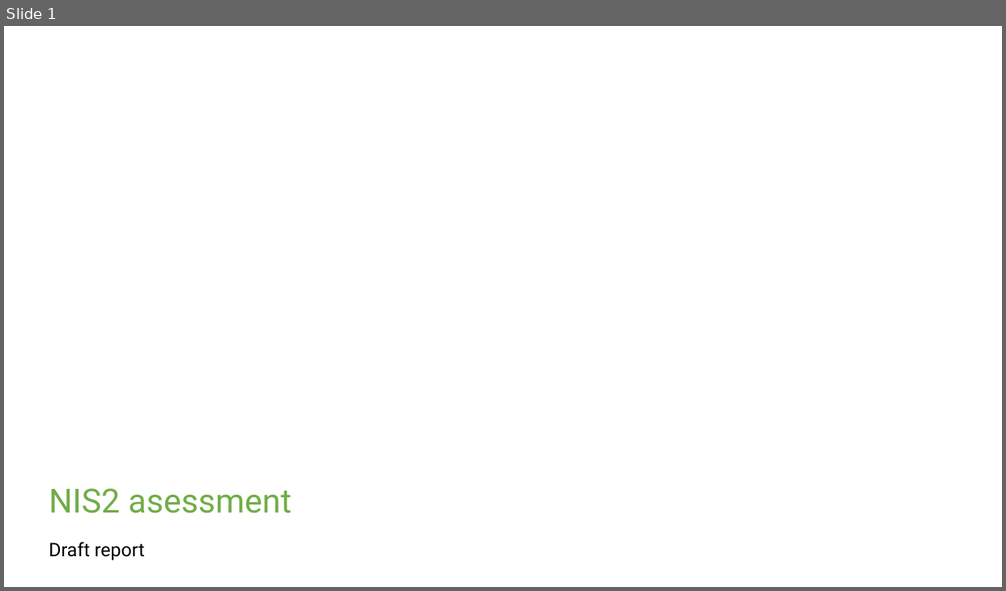
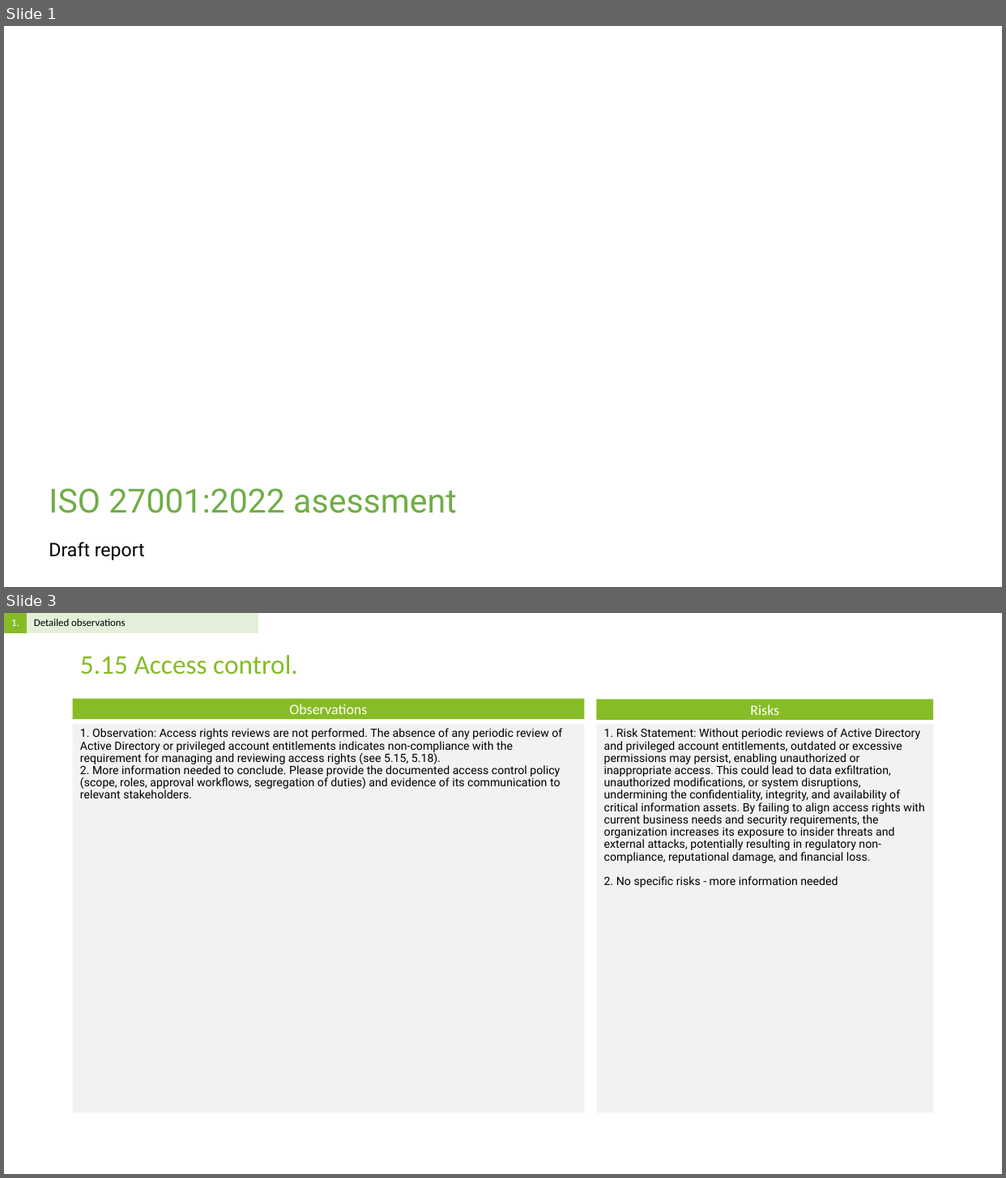
Before and after one commit to Rokas01/tprm, a slide deck: filename.pptx. Shown one above the other, each under a label of ours: slide 1 before the commit, slides 1 and 3 after it; the slides between them are not shown. The pictures are 1006x591 and 1006x1178 pixels, drawn with LibreOffice and Linux fonts; fonts in the diff are those of the drawing; background and template pictures are left out. Boxes give left, top, right and bottom in pixels: in the first picture for what was removed or moved away, otherwise in the second. Text is boxed around its words. In the diff, an @@ line names an element or a change of style, - is before the commit and + after.

```diff
--- a/filename.pptx
+++ b/filename.pptx
@@ slide 3 added at (4, 613, 1002, 1174), background #FFFFFF @@
@@ table added at (4, 613, 258, 633), 1 rows, 2 columns @@
+1. | Detailed observations
@@ title added at (80, 655, 298, 675), 26 pt, text #86BC25 @@
+5.15 Access control.
@@ rectangle added at (73, 698, 585, 719), fill #86BC25, 14 pt, text #FFFFFF @@
+Observations
@@ rectangle added at (597, 699, 934, 720), fill #86BC25, 14 pt, text #FFFFFF @@
+Risks
@@ text added at (73, 724, 585, 1113), fill #F2F2F2, 11 pt, text #000000 @@
+1. Observation: Access rights reviews are not performed. The absence of any periodic review of Active Directory or privileged account entitlements indicates non-compliance with the requirement for managing and reviewing access rights (see 5.15, 5.18).
+2. More information needed to conclude. Please provide the documented access control policy (scope, roles, approval workflows, segregation of duties) and evidence of its communication to relevant stakeholders.
@@ text added at (597, 724, 934, 1113), fill #F2F2F2, 11 pt, text #000000 @@
+1. Risk Statement: Without periodic reviews of Active Directory and privileged account entitlements, outdated or excessive permissions may persist, enabling unauthorized or inappropriate access. This could lead to data exfiltration, unauthorized modifications, or system disruptions, undermining the confidentiality, integrity, and availability of critical information assets. By failing to align access rights with current business needs and security requirements, the organization increases its exposure to insider threats and external attacks, potentially resulting in regulatory non-compliance, reputational damage, and financial loss.
+2. No specific risks - more information needed
@@ slide 1 changed as well @@
@@ title at (49, 489, 457, 514): text changed @@
-NIS2 asessment
+ISO 27001:2022 asessment
```
Also in this commit, not shown: 4 other slides changed, 13 other slides added, 1 other file.
